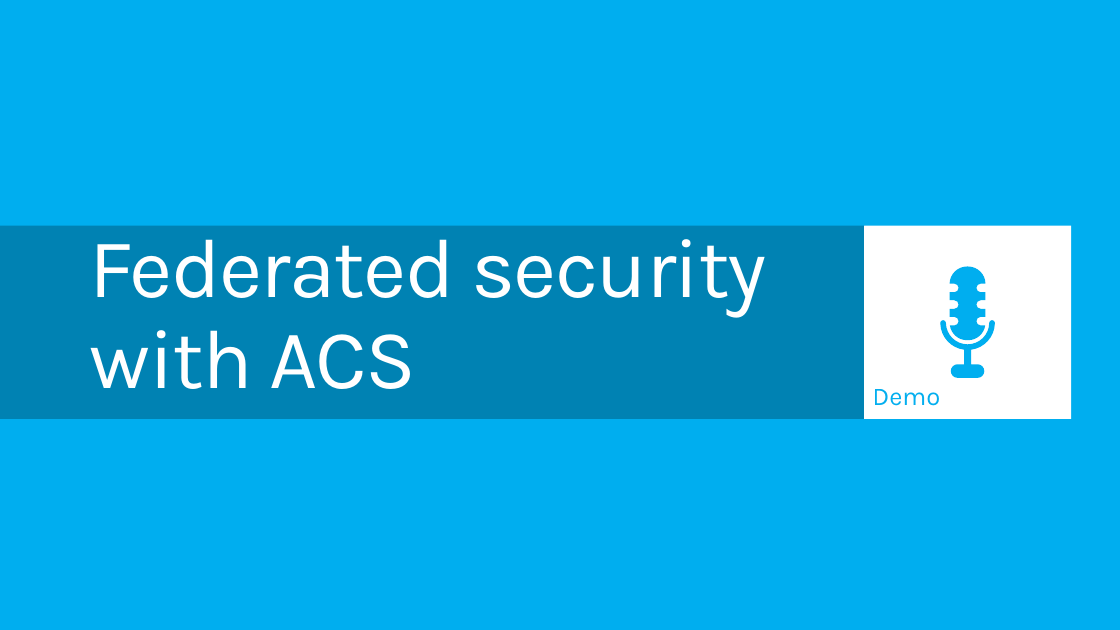
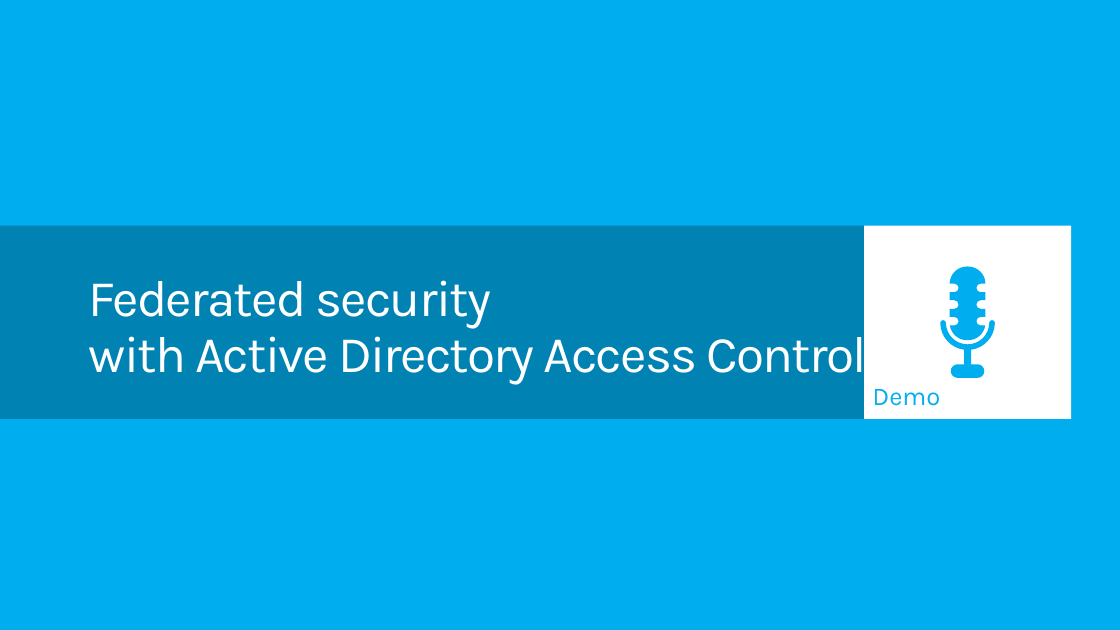
Before and after one commit to WindowsAzure-TrainingKit/PRESENTATION-DevCamps-CloudServices, a slide deck: slide 60 of DevCamps-CloudServices.pptx. Drawn at 1120x630 pixels with LibreOffice and Linux fonts; fonts in the diff are those of the drawing. Boxes give left, top, right and bottom in pixels: in the first picture for what was removed or moved away, otherwise in the second. Text is boxed around its words. In the diff, an @@ line names an element or a change of style, - is before the commit and + after.

```diff
--- a/DevCamps-CloudServices.pptx
+++ b/DevCamps-CloudServices.pptx
@@ title at bbox=[89, 280, 866, 384]: text changed; size 72 to 44 pt @@
-Federated security
-with ACS
+Federated security
+with Active Directory Access Control
```
Also in this commit, not shown: 4 other slides changed.
